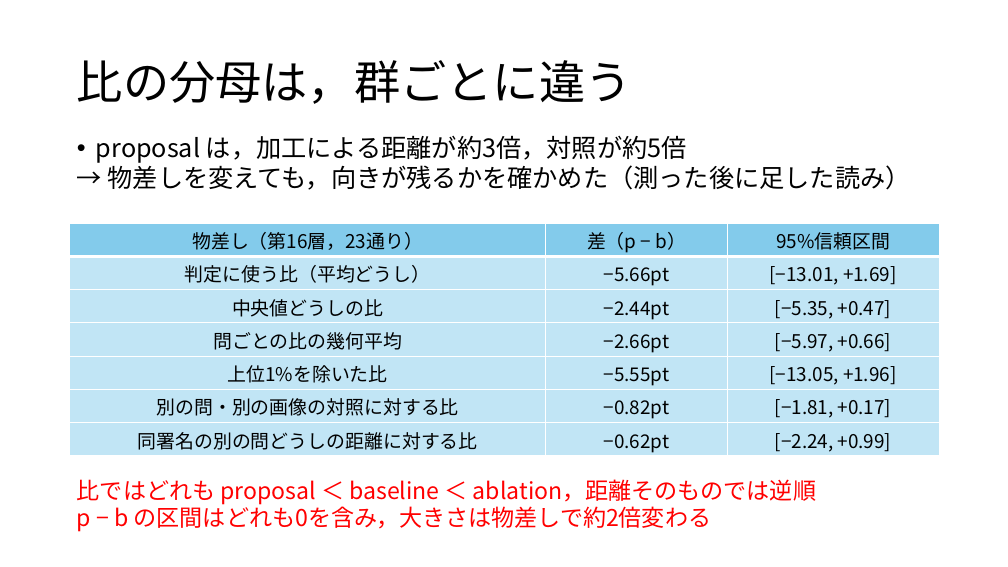
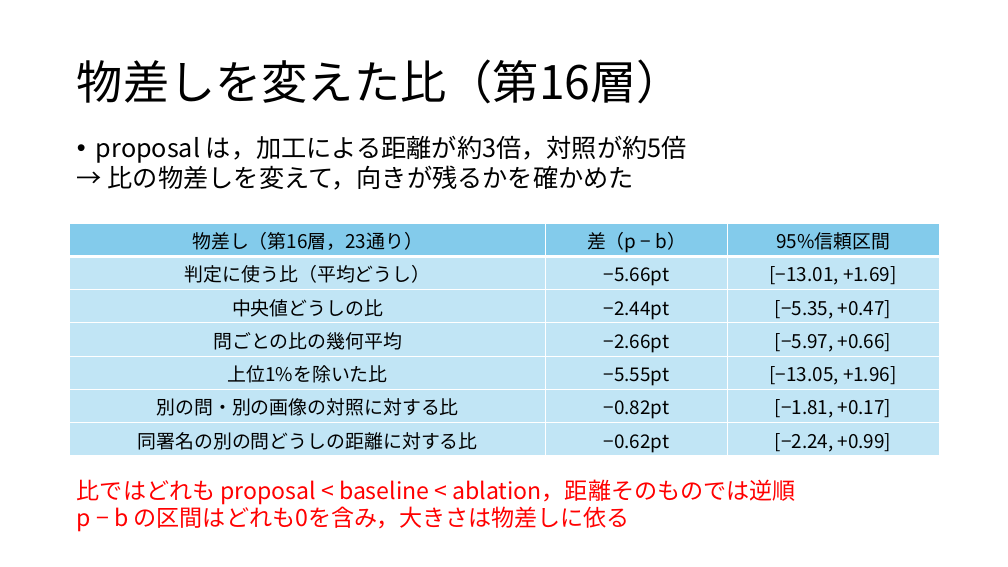
Before and after one commit to tomoking2004/cotar, a slide deck: slide 11 of presentations/20261030_進捗報告.pptx. Drawn at 1008x567 pixels with LibreOffice and Linux fonts; fonts in the diff are those of the drawing. Boxes give left, top, right and bottom in pixels: in the first picture for what was removed or moved away, otherwise in the second. Text is boxed around its words. In the diff, an @@ line names an element or a change of style, - is before the commit and + after.

```diff
--- a/presentations/20261030_進捗報告.pptx
+++ b/presentations/20261030_進捗報告.pptx
@@ title at (x1=77, y1=59, x2=683, y2=104): text changed @@
-比の分母は，群ごとに違う
+物差しを変えた比（第16層）
@@ text at (x1=108, y1=161, x2=634, y2=190): text changed @@
-→ 物差しを変えても，向きが残るかを確かめた（測った後に足した読み）
+→ 比の物差しを変えて，向きが残るかを確かめた
@@ text at (x1=77, y1=479, x2=795, y2=532): text changed @@
-比ではどれも proposal ＜ baseline ＜ ablation，距離そのものでは逆順
-p − b の区間はどれも0を含み，大きさは物差しで約2倍変わる
+比ではどれも proposal < baseline < ablation，距離そのものでは逆順
+p − b の区間はどれも0を含み，大きさは物差しに依る
```
Also in this commit, not shown: 14 other slides changed, 1 other file.
